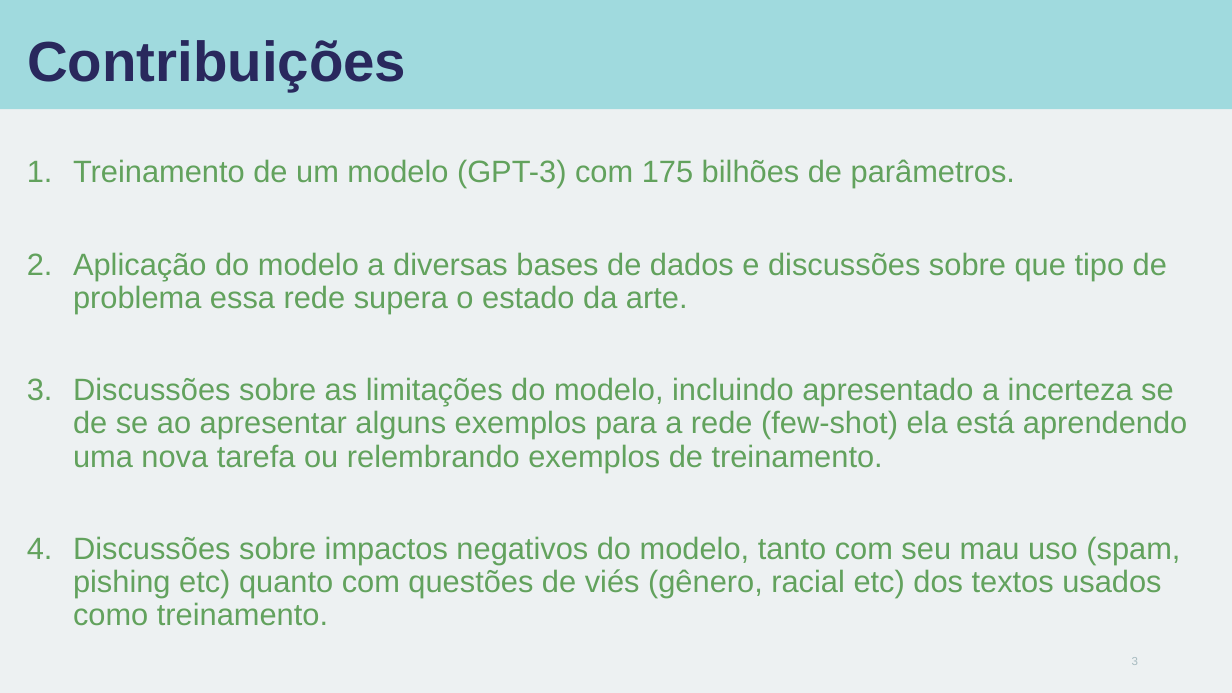
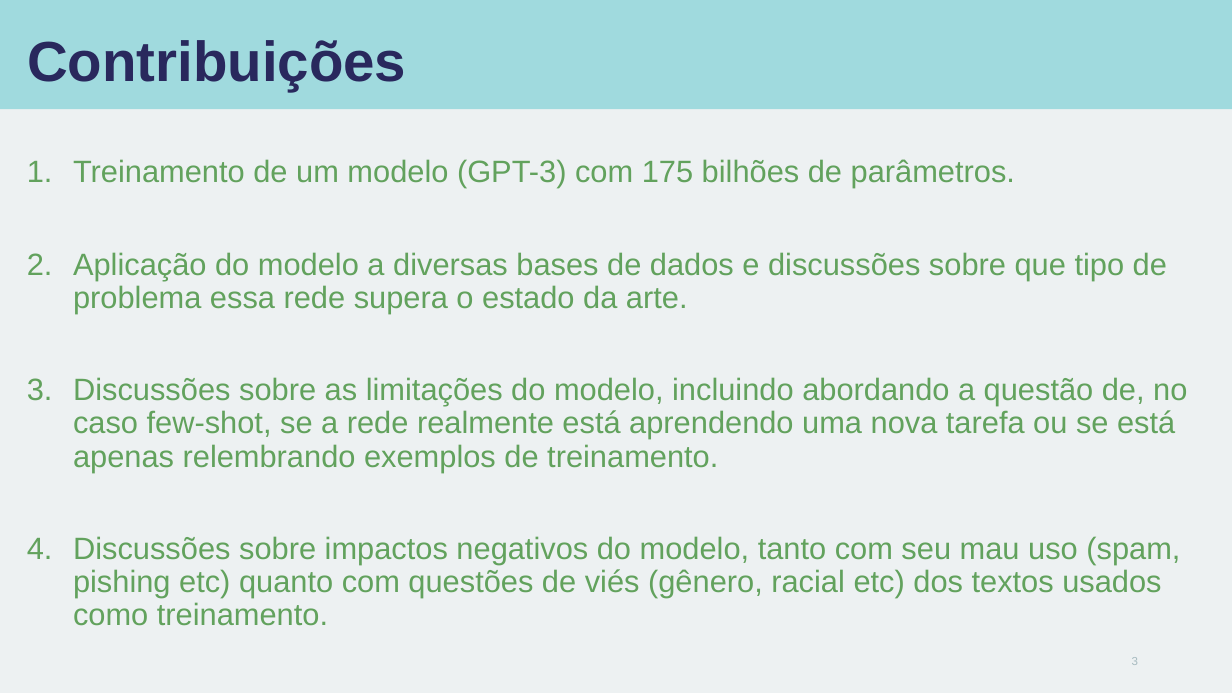
Before and after one commit to carisio/IA368-DD_deep_learning_busca, a slide deck: slide 3 of 3 - few-shot/leitura/language_models_are_few_shot_learners.pptx. Drawn at 1232x693 pixels with LibreOffice and Linux fonts; fonts in the diff are those of the drawing. Boxes give left, top, right and bottom in pixels: in the first picture for what was removed or moved away, otherwise in the second. Text is boxed around its words. In the diff, an @@ line names an element or a change of style, - is before the commit and + after.

```diff
--- a/3 - few-shot/leitura/language_models_are_few_shot_learners.pptx
+++ b/3 - few-shot/leitura/language_models_are_few_shot_learners.pptx
@@ text at (73,377,1187,472): text changed @@
-3. Discussões sobre as limitações do modelo, incluindo apresentado a incerteza se de se ao apresentar alguns exemplos para a rede (few-shot) ela está aprendendo uma nova tarefa ou relembrando exemplos de treinamento.
+3. Discussões sobre as limitações do modelo, incluindo abordando a questão de, no caso few-shot, se a rede realmente está aprendendo uma nova tarefa ou se está apenas relembrando exemplos de treinamento.
```
Also in this commit, not shown: 3 other slides changed, 3 other files.
